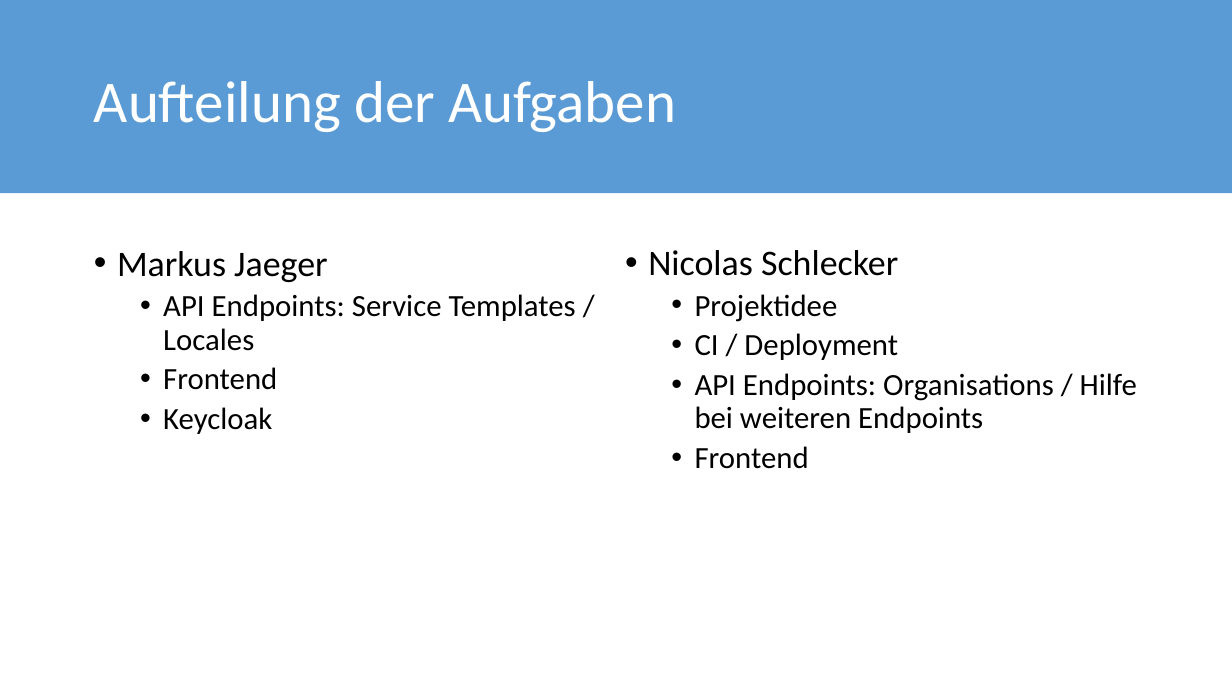
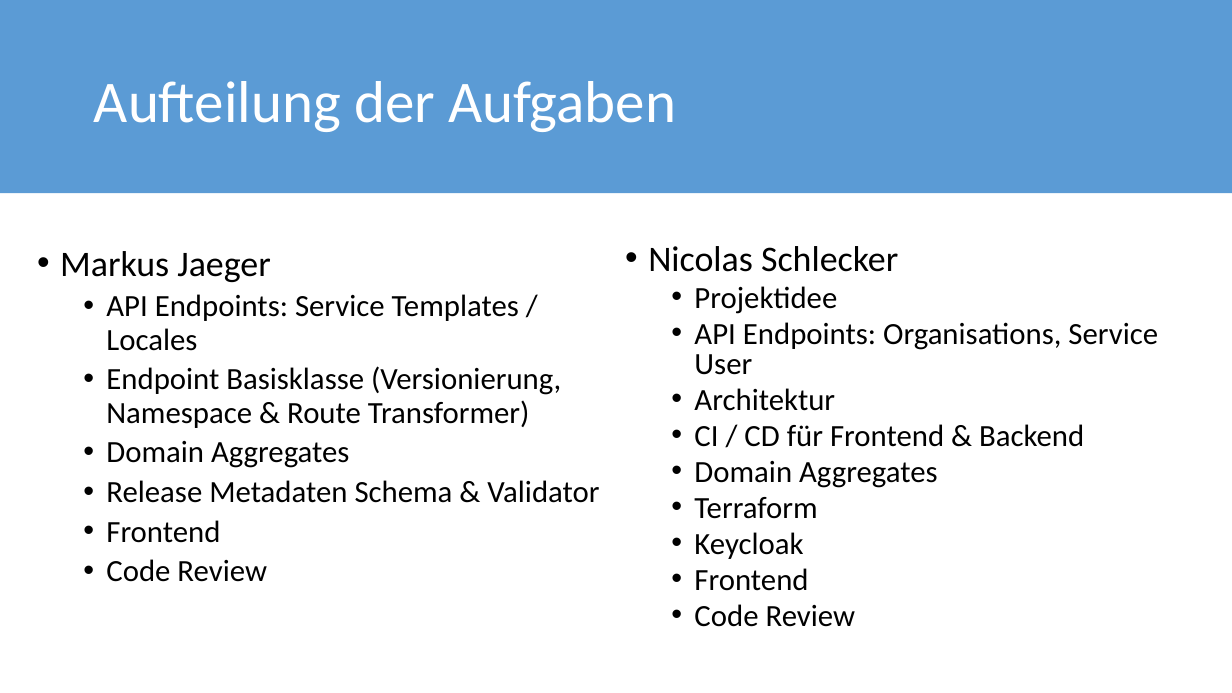
Before and after one commit to DevNico/WS-2022, a slide deck: slide 22 of docs/presentations/Service_Release_Manager_Final.pptx. Drawn at 1232x693 pixels with LibreOffice and Linux fonts; fonts in the diff are those of the drawing. Boxes give left, top, right and bottom in pixels: in the first picture for what was removed or moved away, otherwise in the second. Text is boxed around its words. In the diff, an @@ line names an element or a change of style, - is before the commit and + after.

Commit message:
docs: update presentation

```diff
--- a/docs/presentations/Service_Release_Manager_Final.pptx
+++ b/docs/presentations/Service_Release_Manager_Final.pptx
@@ text "Markus Jaeger": place and size @@
-text "Markus Jaeger" at (117, 251, 576, 434)
+text "Markus Jaeger" at (60, 251, 599, 582)
@@ text at (648, 246, 898, 591): line spacing 0.9 to 0.8 @@
@@ text at (694, 322, 1158, 559): text changed @@
-  • CI / Deployment
-  • API Endpoints: Organisations / Hilfe bei weiteren Endpoints
+  • API Endpoints: Organisations, Service User
+  • Architektur
+  • CI / CD für Frontend & Backend
+  • Domain Aggregates
+  • Terraform
+  • Keycloak
@@ text at (106, 366, 599, 503): paragraphs added @@
+  • Endpoint Basisklasse (Versionierung, Namespace & Route Transformer)
+  • Domain Aggregates
+  • Release Metadaten Schema & Validator
@@ text at (106, 559, 267, 582): text changed @@
-  • Keycloak
+  • Code Review
@@ text at (694, 604, 856, 627): paragraph added @@
+  • Code Review
```
